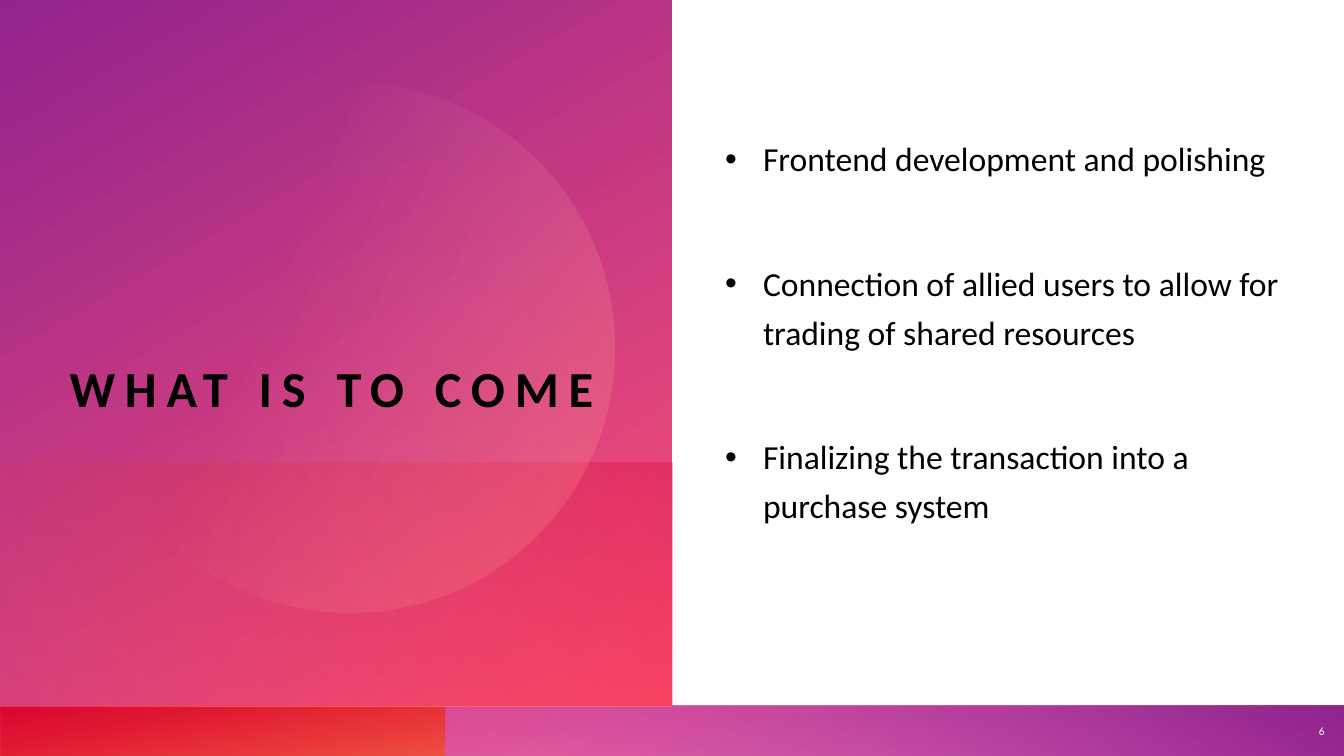
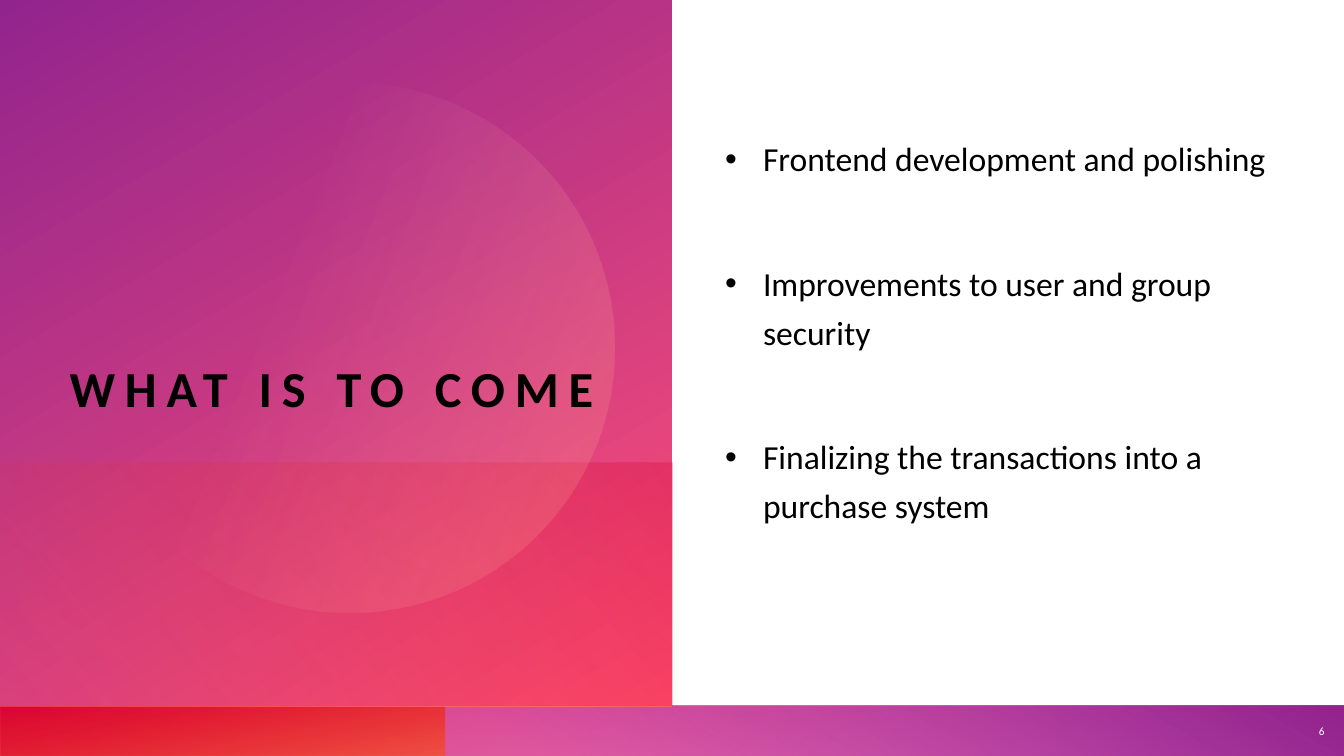
Before and after one commit to cart7982/CaravanSeraiCS360, a slide deck: slide 6 of CaravanSeraiCS360/Presentations/Caravanserai.pptx. Drawn at 1344x756 pixels with LibreOffice and Linux fonts; fonts in the diff are those of the drawing. Boxes give left, top, right and bottom in pixels: in the first picture for what was removed or moved away, otherwise in the second. Text is boxed around its words. In the diff, an @@ line names an element or a change of style, - is before the commit and + after.

```diff
--- a/CaravanSeraiCS360/Presentations/Caravanserai.pptx
+++ b/CaravanSeraiCS360/Presentations/Caravanserai.pptx
@@ text at (x1=763, y1=272, x2=1211, y2=524): text changed @@
-• Connection of allied users to allow for trading of shared resources
-• Finalizing the transaction into a purchase system
+• Improvements to user and group security
+• Finalizing the transactions into a purchase system
```
Also in this commit, not shown: 2 other files.
